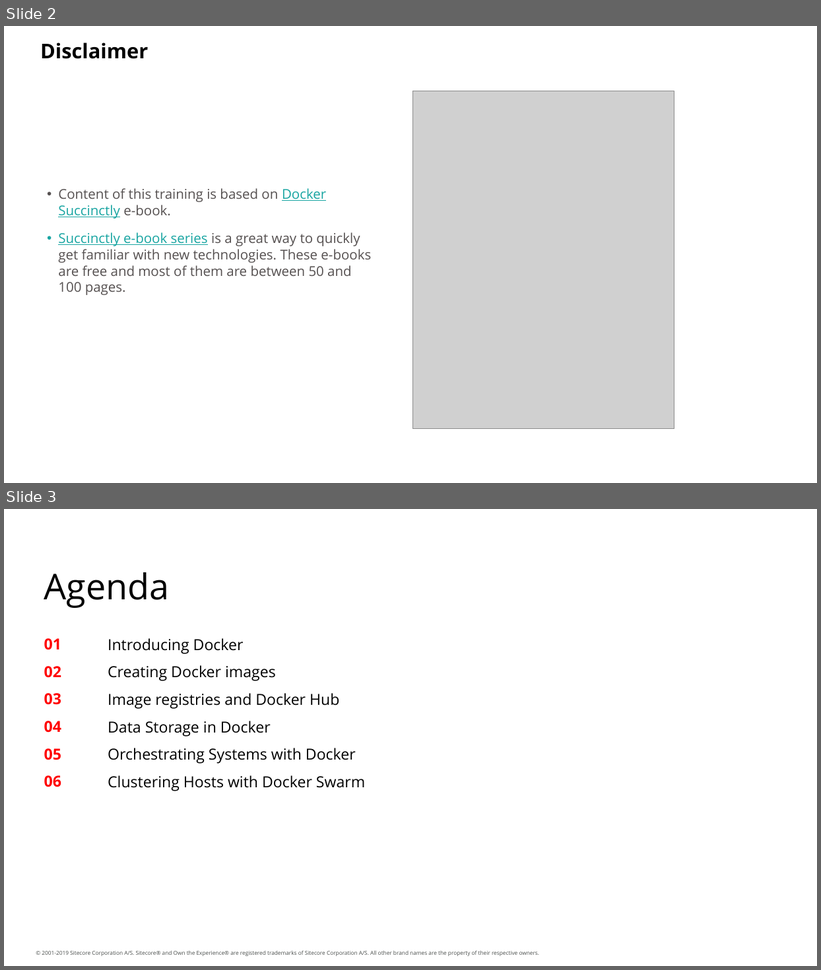
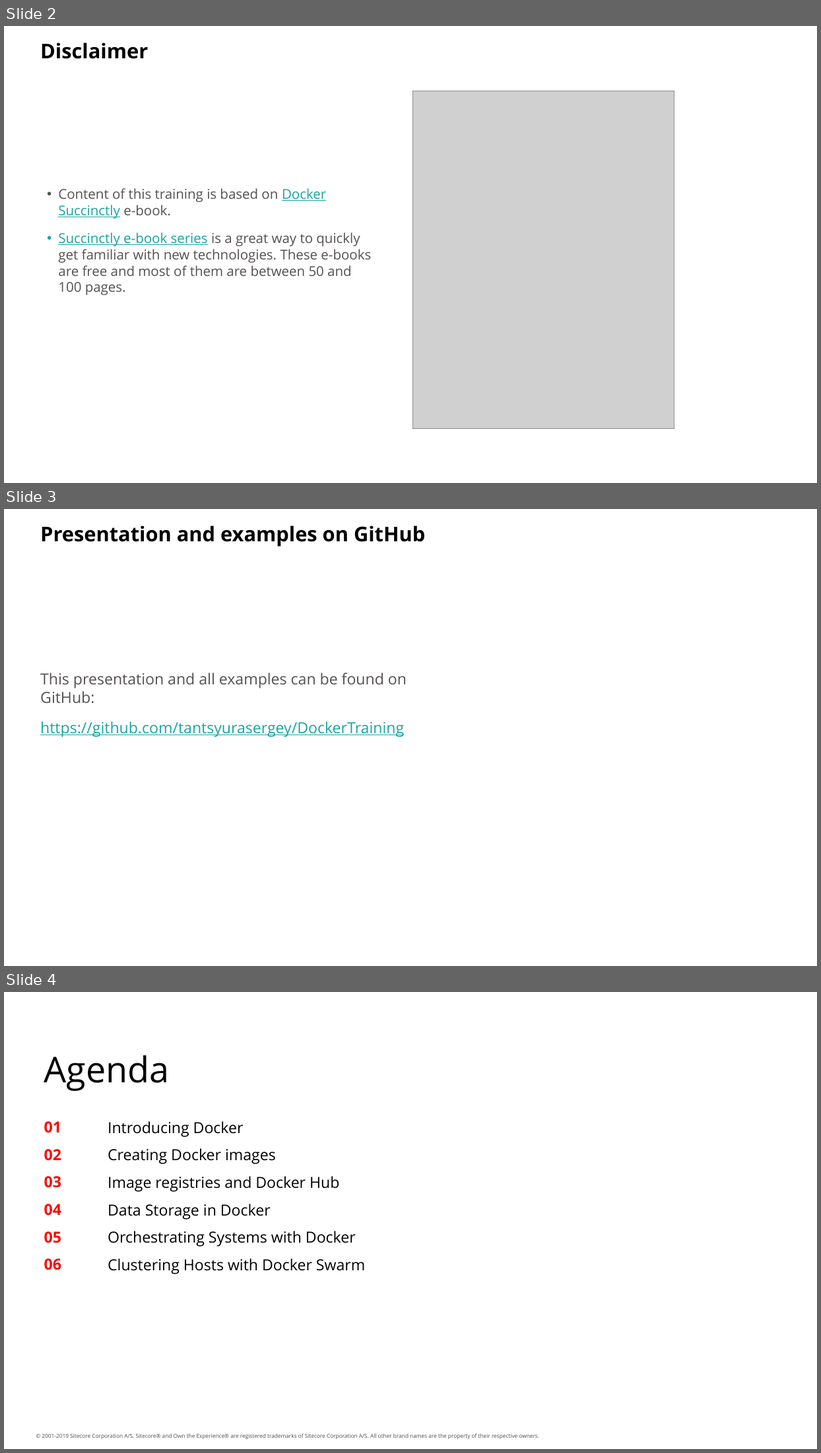
Before and after one commit to tantsyurasergey/DockerTraining, a slide deck: docs/Introduction to Docker.pptx. Shown one above the other, each under a label of ours: slides 2 and 3 before the commit, slides 2, 3 and 4 after it. The pictures are 821x970 and 821x1453 pixels, drawn with LibreOffice and Linux fonts; fonts in the diff are those of the drawing; grey boxes stand for pictures; background and template pictures are left out. Boxes give left, top, right and bottom in pixels: in the first picture for what was removed or moved away, otherwise in the second. Text is boxed around its words. In the diff, an @@ line names an element or a change of style, - is before the commit and + after.

Commit message:
Add slide with a link to github

```diff
--- a/docs/Introduction to Docker.pptx
+++ b/docs/Introduction to Docker.pptx
@@ slide 3 added at [4,509,817,966], background #FFFFFF @@
@@ text added at [40,525,425,547], 24 pt, text #000000, bold @@
+Presentation and examples on GitHub
@@ text added at [40,673,407,737], 18 pt, text #565151 @@
+This presentation and all examples can be found on GitHub:
+https://github.com/tantsyurasergey/DockerTraining
@@ what was slide 3 is now slide 4 @@
```
